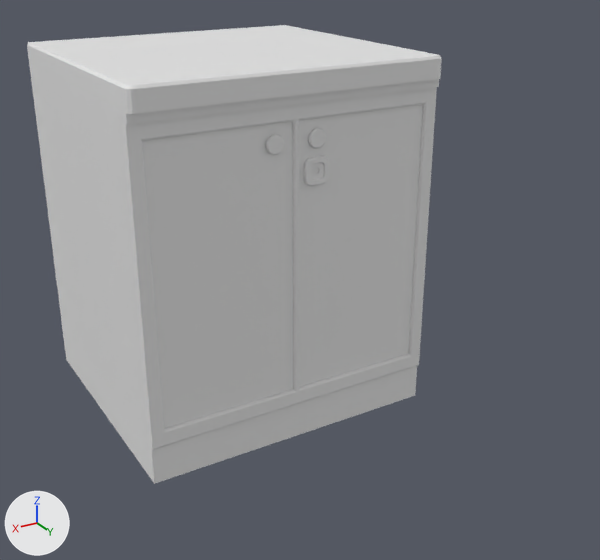
What one commit did to the FBX model Assets/Mesh/Zelda Like/Kitchen/Kitchen_Selfs_keys.fbx.
Before and after are seen from a 50 mm lens placed at (1.78, 3.07, 2.33), pointed at (-0.12, -0.1, 0.74). Lighting does not change. The marker at lower left points along +X, +Y and +Z. Where no turn or scale is listed for an object, it has been applied to the vertices. Vertices at the same position are counted once.
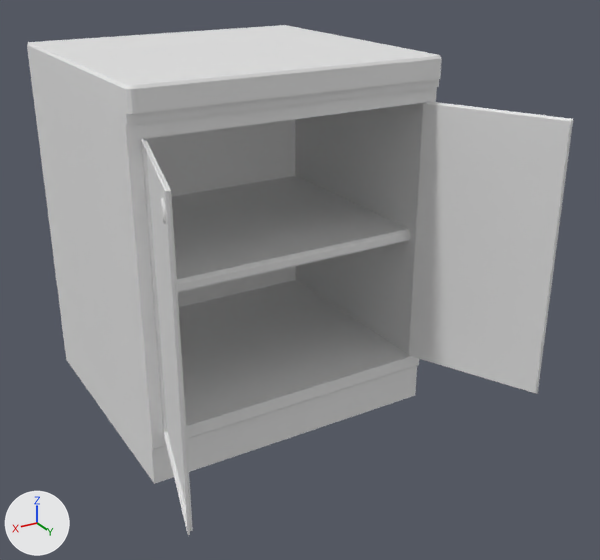
The newer file is also turned or shifted as a whole; pictures and numbers use the older file's frame.

Where the change shows, as pixel boxes (x1, y1, x2, y2) in the pictures (600 x 560 px):
```json
{"object": "Plane.001", "change": "added", "after": [409, 101, 573, 394]}
{"object": "Plane.002", "change": "added", "after": [141, 138, 193, 535]}
{"part": 1, "of": "me_plane_012", "change": "deleted", "before": [303, 156, 329, 186]}
{"part": 2, "of": "me_plane_012", "change": "deleted", "before": [309, 129, 326, 149]}
{"part": 3, "of": "me_plane_012", "change": "deleted", "before": [266, 135, 284, 155]}
{"part": 4, "of": "me_plane_012", "change": "deleted", "before": [141, 102, 426, 433]}
```

Scene script edits in JSON lines:
```json
{"block": "me_plane_012", "where": "me_plane_012.from_pydata(...)  # 522 vertices, 416 faces; spans x -0.72..0.76, y -1.25..0.15, z 0.02..1.79"}
{"block": "me_plane_012", "where": "# used by ob_plane_012; location = (0.0, 0.0, 0.0)"}
{"block": "me_plane_012", "change": "me_plane_012 part 1: the loose piece of 140 vertices spanning x -0.14..-0.02, y 0.08..0.12, z 1.28..1.4 is deleted"}
{"block": "me_plane_012", "change": "me_plane_012 part 2: the loose piece of 96 vertices spanning x -0.12..-0.04, y 0.1..0.12, z 1.44..1.52 is deleted"}
{"block": "me_plane_012", "change": "me_plane_012 part 3: the loose piece of 96 vertices spanning x 0.08..0.17, y 0.11..0.12, z 1.44..1.52 is deleted"}
{"block": "me_plane_012", "change": "me_plane_012 part 4: the loose piece of 50 vertices spanning x -0.66..0.71, y 0.09..0.11, z 0.27..1.58 is deleted"}
{"op": "add", "block": "me_plane_001", "code": ["me_plane_001 = bpy.data.meshes.new('Plane.001')", "me_plane_001.from_pydata(...)  # 260 vertices, 192 faces; spans x -0.952..-0.649, y 0.094..0.714, z 0.237..1.552", "me_plane_001.materials.append(mat_kitchen_selfs_keys)  # white #e7e7e7"]}
{"op": "add", "block": "me_plane_002", "code": ["me_plane_002 = bpy.data.meshes.new('Plane.002')", "me_plane_002.from_pydata(...)  # 124 vertices, 91 faces; spans x 0.688..0.885, y 0.112..0.782, z 0.237..1.552", "me_plane_002.materials.append(mat_kitchen_selfs_keys)  # white #e7e7e7"]}
{"op": "add", "block": "ob_plane_001", "code": ["ob_plane_001 = bpy.data.objects.new('Plane.001', me_plane_001)", "ob_plane_001.location = (0.0, 0.0, 0.031)"]}
{"op": "add", "block": "ob_plane_002", "code": ["ob_plane_002 = bpy.data.objects.new('Plane.002', me_plane_002)", "ob_plane_002.location = (0.0, 0.0, 0.031)"]}
```
